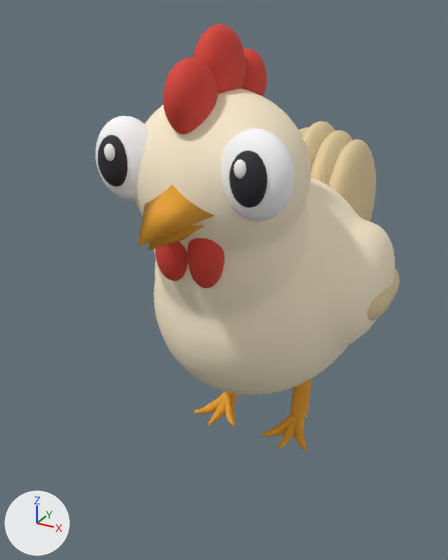
The Blender file art/source/chicken.blend, before and after one commit.
Both versions are drawn from a 50 mm lens placed at (0.665, -1.475, 1.171), pointed at (-0.042, -0.188, 0.528). Every picture has the same lights, and +X, +Y and +Z are marked at lower left. The older version comes first.

In view in the first picture: 'HenBody', 'LegL', 'LegR'.
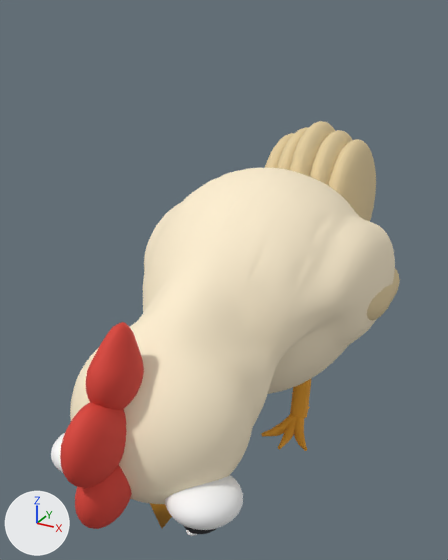
The newer file adds a shape key; the second version is drawn at full value of the shape key 'Peck' of 'HenBody', and the change is written as the vertex moves it makes.

Where the change shows, as pixel boxes [x1, y1, x2, y2] in the pictures (448 x 560 px; the box of a moved part takes in the faces that stretch with it):
'HenBody', reshaped (15% wider, 12% taller): before [96, 24, 400, 395]; after [51, 121, 400, 536]
part 1 of me_breast, moved or reshaped: before [96, 116, 148, 200]; after [51, 433, 65, 473]
part 2 of me_breast, moved or reshaped (not visible afterwards): before [98, 135, 128, 187]
part 3 of me_breast, moved or reshaped (not visible afterwards): before [104, 144, 115, 161]
part 4 of me_breast, moved or reshaped: before [221, 128, 295, 222]; after [165, 475, 243, 530]
part 5 of me_breast, moved or reshaped (mostly hidden afterwards): before [229, 150, 267, 208]; after [184, 526, 217, 534]
part 6 of me_breast, moved or reshaped: before [234, 159, 246, 179]; after [186, 530, 197, 536]
part 7 of me_breast, moved or reshaped: before [163, 58, 218, 134]; after [75, 465, 132, 529]
part 8 of me_breast, moved or reshaped: before [193, 24, 246, 94]; after [60, 402, 126, 488]
part 9 of me_breast, moved or reshaped: before [135, 48, 389, 359]; after [70, 168, 389, 528]

What changed in the scene script:
```text
Change me_breast:
    used by ob_henbody; location = (0.0, 0.0, 0.0)
    remove me_breast.from_pydata(...)  # 13314 vertices, 16749 faces; spans x -0.333..0.333, y -0.6..0.565, z 0.172..1.14
    add me_breast.from_pydata(...)  # 13314 vertices, 16749 faces; spans x -0.333..0.333, y -0.846..0.565, z 0.039..0.857
    me_breast part 1: the loose piece of 362 vertices spanning x -0.23..-0.074, y -0.466..-0.364, z 0.784..0.964 is turned 73.3 degrees about the x axis through its middle, then moved by (0.0, -0.21, -0.626)
    me_breast part 2: the loose piece of 362 vertices spanning x -0.196..-0.118, y -0.48..-0.432, z 0.823..0.931 is turned 73.3 degrees about the x axis through its middle, then moved by (0.0, -0.184, -0.667)
    me_breast part 3: the loose piece of 86 vertices spanning x -0.163..-0.137, y -0.485..-0.469, z 0.882..0.918 is turned 73.3 degrees about the x axis through its middle, then moved by (0.0, -0.191, -0.704)
    me_breast part 4: the loose piece of 362 vertices spanning x 0.074..0.23, y -0.466..-0.364, z 0.784..0.964 is turned 73.3 degrees about the x axis through its middle, then moved by (0.0, -0.21, -0.626)
    me_breast part 5: the loose piece of 362 vertices spanning x 0.118..0.196, y -0.48..-0.432, z 0.823..0.931 is turned 73.3 degrees about the x axis through its middle, then moved by (0.0, -0.184, -0.667)
    me_breast part 6: the loose piece of 86 vertices spanning x 0.137..0.163, y -0.485..-0.469, z 0.882..0.918 is turned 73.3 degrees about the x axis through its middle, then moved by (0.0, -0.191, -0.704)
    me_breast part 7: the loose piece of 362 vertices spanning x -0.043..0.043, y -0.475..-0.325, z 0.933..1.083 is turned 73.3 degrees about the x axis through its middle, then moved by (0.0, -0.349, -0.707)
    me_breast part 8: the loose piece of 362 vertices spanning x -0.043..0.043, y -0.37..-0.2, z 0.97..1.14 is turned 73.3 degrees about the x axis through its middle, then moved by (0.0, -0.476, -0.63)
    me_breast part 9: 4683 of 13314 vertices moved; they spanned x -0.333..0.333, y -0.6..0.113, z 0.437..1.088 and now span x -0.333..0.333, y -0.761..0.112, z 0.039..0.791; mean shift (0.0, -0.175, -0.305); largest move (0.0, -0.178, 1.087) -> (0.0, -0.761, 0.536)
```
